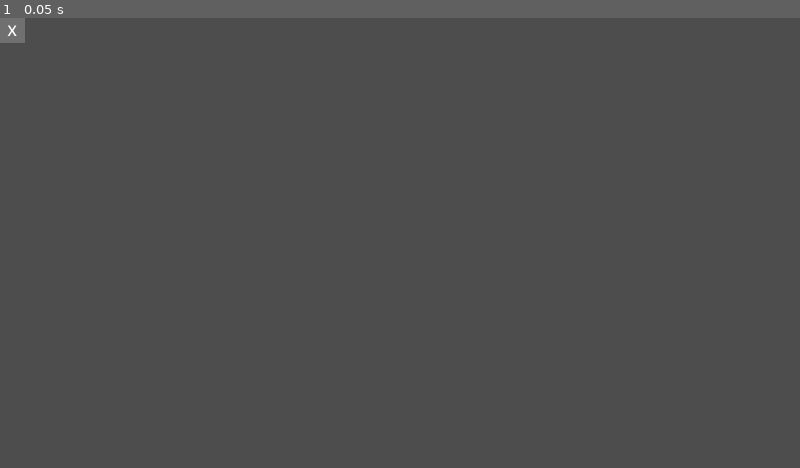
Above: before the commit, frame 1.
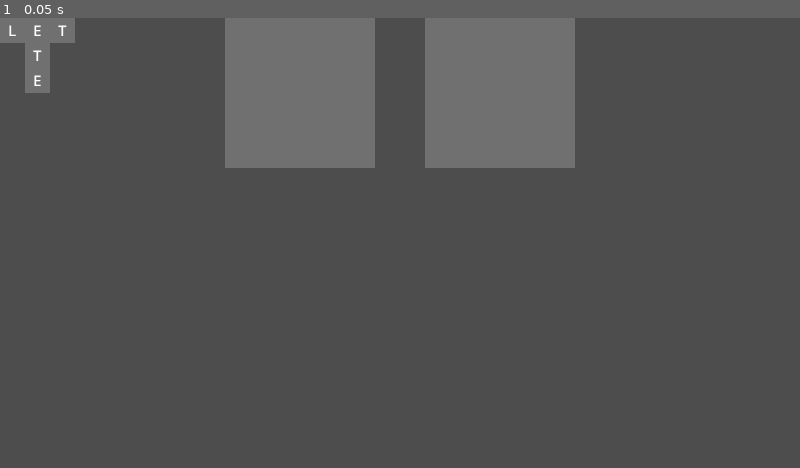
Above: after the commit, the same moment.

Repository: kamikoloss/letters
Game: Godot game, scene res://scenes/game/game.tscn
The game is run twice, just before and just after one commit, with the same random seed, the same clock (stepped at 60 frames per second) and the same inputs.
Inputs:
- Up to frame 1 (0.05 s): no input

The runs differ from the first frame. In frame 1, 13% of the frame differs, in the area x 0-72%, y 0-34%.

Commit message:
Holder 実装 (wip)

Diff:
--- a/client/components/cell.tscn
+++ b/client/components/cell.tscn
@@ -21,7 +21,6 @@
 grow_horizontal = 2
 grow_vertical = 2
 theme_override_font_sizes/font_size = 24
-text = "X"
 horizontal_alignment = 1
 vertical_alignment = 1
 
--- a/client/components/cell_group.gd
+++ b/client/components/cell_group.gd
@@ -19,8 +19,8 @@
 
 func _ready() -> void:
     # debug
-    letters = "LETTERS"
-    shape = [[1,1,1],[0,1,0]]
+    #letters = "LETTERS"
+    #shape = [[1,1,1],[0,1,0]]
 
     _init_shape()
 
--- a/client/components/cell_holder.gd
+++ b/client/components/cell_holder.gd
@@ -1,3 +1,14 @@
 class_name CellHolder
 extends Control
 ## 呪文の文字群を格納するマス目
+
+
+func _can_drop_data(at_position: Vector2, data: Variant) -> bool:
+    print("_can_drop_data", at_position, data)
+    return true
+
+
+func _drop_data(at_position: Vector2, data: Variant) -> void:
+    print("_drop_data", at_position, data)
+    if data["node"] is Control:
+        data["node"].position = self.position + snapped(at_position, Vector2(40, 40))
--- a/client/scenes/game/game.gd
+++ b/client/scenes/game/game.gd
@@ -1,2 +1,11 @@
 class_name Game
 extends Node2D
+
+@export var _cell_group_scene: PackedScene
+
+
+func _ready() -> void:
+    var a: CellGroup = _cell_group_scene.instantiate()
+    a.letters = "LETTERS"
+    a.shape = [[1,1,1],[0,1,0],[0,1,0]]
+    add_child(a)
--- a/client/scenes/game/game.tscn
+++ b/client/scenes/game/game.tscn
@@ -1,9 +1,17 @@
-[gd_scene load_steps=3 format=3 uid="uid://cnkoo8r5pnkli"]
+[gd_scene load_steps=4 format=3 uid="uid://cnkoo8r5pnkli"]
 
 [ext_resource type="Script" uid="uid://b1pbxsova4vmt" path="res://scenes/game/game.gd" id="1_sul5r"]
-[ext_resource type="PackedScene" uid="uid://davabsbnewlro" path="res://components/cell.tscn" id="2_7h61r"]
+[ext_resource type="PackedScene" uid="uid://dw7vfb204p0ci" path="res://components/cell_group.tscn" id="2_7h61r"]
+[ext_resource type="PackedScene" uid="uid://r88ha7i56wdt" path="res://components/cell_holder.tscn" id="3_0sr1o"]
 
 [node name="Game" type="Node2D"]
 script = ExtResource("1_sul5r")
+_cell_group_scene = ExtResource("2_7h61r")
 
-[node name="Cell" parent="." instance=ExtResource("2_7h61r")]
+[node name="CellHolder" parent="." instance=ExtResource("3_0sr1o")]
+offset_left = 360.0
+offset_right = 360.0
+
+[node name="CellHolder2" parent="." instance=ExtResource("3_0sr1o")]
+offset_left = 680.0
+offset_right = 680.0
